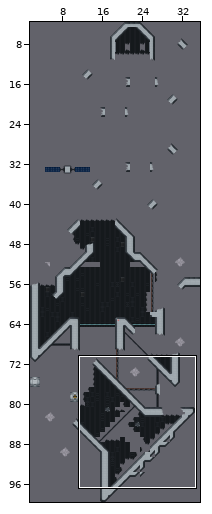
Tiled map (JSON): core/assets/levels/level_2/level_6.tmj. The first picture is a wide view before the edit; the outline marks the close-up.
Close-up. Old version:
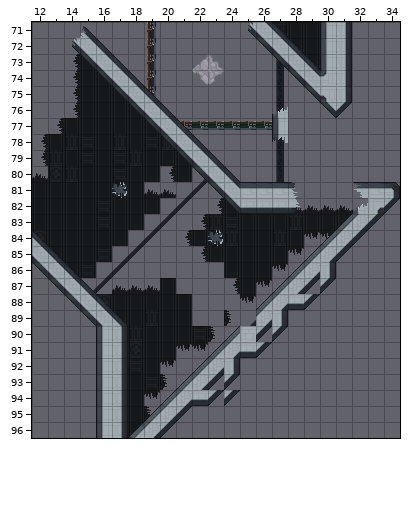
Cells are 16x16 px. Shown: x 12..34, y 71..96. The commit also changed other parts of the map, which this record leaves out.
The same view after the edit:
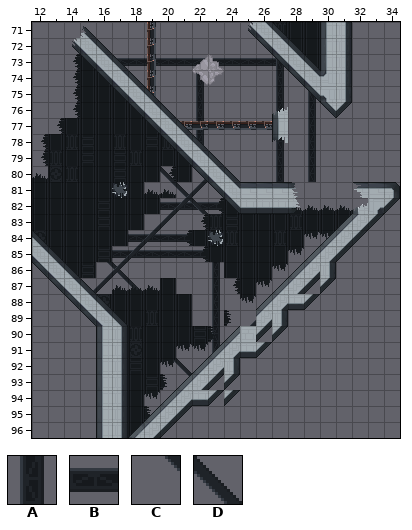
Key: from "space-tiles": A 137 "Background", B 153 "Background", C 237 "Background", D 238 "Background".
_ is an empty cell.
Tiles of an added or newly shown layer are drawn over the layers below it.
Difference:
{"where": "layer \"backbackback\" (now shown)"}
{"y":82,"x":20,"old":"____","new":"BBBB"}
{"y":84,"x":18,"old":"____","new":"BBBB"}
{"y":85,"x":17,"old":"______","new":"BBBBBB"}
{"y":86,"x":16,"old":"__","new":"CD"}
{"y":86,"x":23,"old":"_","new":"A"}
{"y":87,"x":17,"old":"__","new":"CD"}
{"y":87,"x":23,"old":"_","new":"A"}
{"y":88,"x":23,"old":"_","new":"A"}
{"y":89,"x":23,"old":"_","new":"A"}
{"y":90,"x":23,"old":"_","new":"A"}
{"y":91,"x":23,"old":"_","new":"A"}
{"y":92,"x":20,"old":"__","new":"CD"}
{"y":93,"x":21,"old":"_","new":"C"}
{"where": "layer \"backback\" (now shown)"}
{"y":73,"x":17,"old":"___________","new":"BBBBBBBBBBB"}
{"y":74,"x":22,"old":"_","new":"A"}
{"y":75,"x":22,"old":"_","new":"A"}
{"y":75,"x":29,"old":"_","new":"A"}
{"y":76,"x":22,"old":"_","new":"A"}
{"y":76,"x":29,"old":"_","new":"A"}
{"y":77,"x":22,"old":"_","new":"A"}
{"y":77,"x":29,"old":"_","new":"A"}
{"y":78,"x":22,"old":"_","new":"A"}
{"y":78,"x":29,"old":"_","new":"A"}
{"y":79,"x":29,"old":"_","new":"A"}
{"y":80,"x":20,"old":"_","new":"D"}
{"y":80,"x":29,"old":"_","new":"A"}
{"y":81,"x":20,"old":"__","new":"CD"}
{"y":82,"x":21,"old":"__","new":"CD"}
{"label":"added","picture_box":[112,58,276,150]}
{"label":"added","picture_box":[308,86,316,182]}
{"label":"added","picture_box":[160,166,222,214]}
{"label":"added","picture_box":[107,234,220,353]}
{"label":"added","picture_box":[174,358,192,376]}
